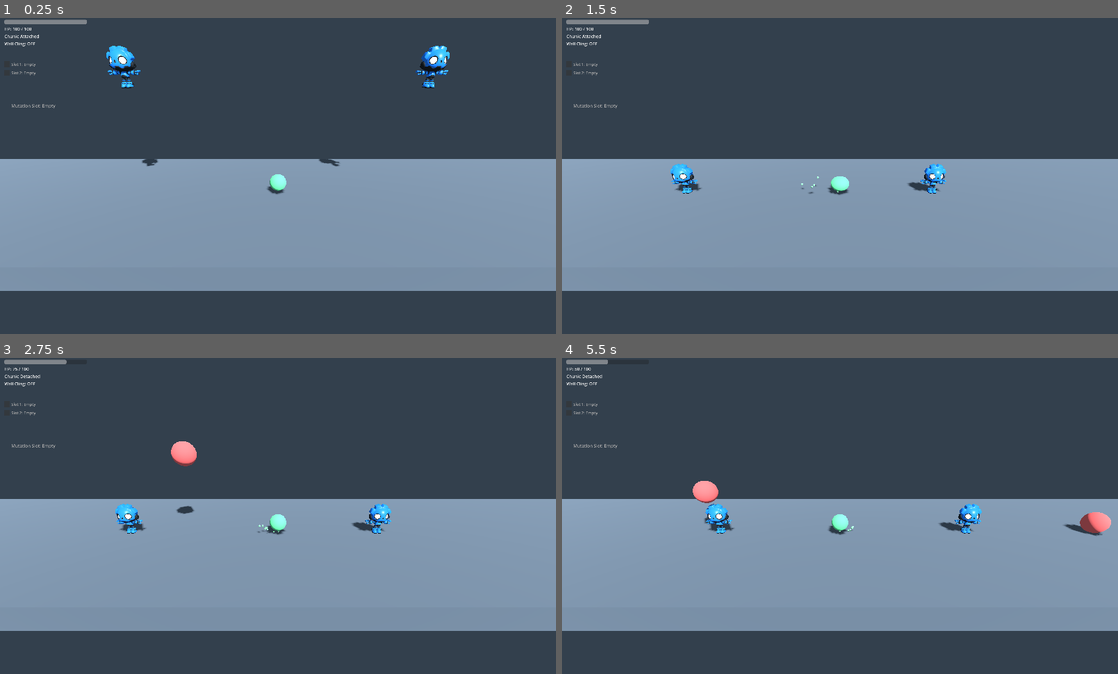
Above: before the commit, frames 1-4 (two rows, left to right).
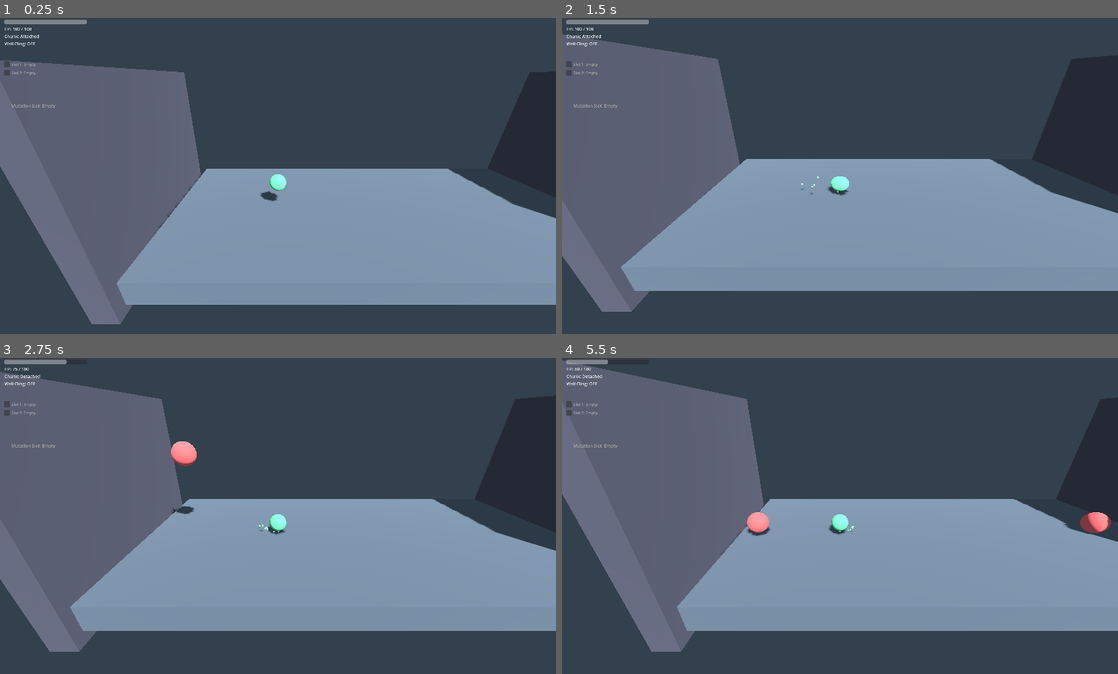
Above: after the commit, the same moments.

Repository: laazer/blobert
Game: Godot game, scene res://scenes/levels/containment_hall_01/containment_hall_01.tscn
Two runs of this game, one before a commit and one after it. Both use one fixed random seed, a clock stepped at 60 frames per second and the inputs below. Before the commit the project starts from res://scenes/levels/sandbox/test_movement_3d.tscn.
Inputs (mouse positions are in pixels of both pictures, inside the frame that each line leads up to):
- Up to frame 1 (0.25 s): no input
- Up to frame 2 (1.5 s): move the mouse to (962, 172) at 0.52 s; hold D (move_right) 0.53-1.28 s; tap F (infect) at 0.6 s; tap Space (jump) at 0.77 s; move the mouse to (728, 207) at 1.27 s; hold A (move_left) from 1.28 s (still down); tap R (absorb) at 1.35 s
- Up to frame 3 (2.75 s): tap Space (jump) at 1.52 s; tap F (infect) at 1.55, 2.3 s; move the mouse to (333, 455) at 2.02 s; release A (move_left) at 2.03 s; hold D (move_right) from 2.03 s (still down); tap E (detach) at 2.1 s
- Up to frame 4 (5.5 s): move the mouse to (812, 601) at 2.77 s; tap Q (detach_2) at 2.85 s; tap Space (jump) at 3.02, 3.77, 4.52 s; tap F (infect) at 3.05, 3.8, 4.35, 5.1 s; move the mouse to (1006, 582) at 3.52 s; release D (move_right) at 3.53 s; hold A (move_left) from 3.53 s (still down); tap G (fuse) at 3.6 s; move the mouse to (673, 478) at 4.27 s; move the mouse to (867, 531) at 5.02 s

The runs differ from the first frame. In frame 1, 31% of the frame differs, in the area x 0-100%, y 8-97%; in frame 2, 22%; in frame 3, 23%; in frame 4, 27%.

Commit message:
feat: build Containment Hall 01 scene, set as main scene
Creates scenes/levels/containment_hall_01/containment_hall_01.tscn with all
14 StaticBody3D floor/wall nodes, 4 enemy instances, Player3D, RespawnZone,
LevelExit (inline script), InfectionInteractionHandler, and InfectionUI wired
to match test_movement_3d.tscn conventions.

All 38 structural tests (T-1 through T-30, T-ADV-31 through T-ADV-38) pass
with zero regressions across the full suite.

Updates project.godot run/main_scene to point at containment_hall_01.tscn
(Task 5). Ticket advanced to INTEGRATION stage.

Co-Authored-By: Claude Sonnet 4.6 <noreply@anthropic.com>

Diff:
--- a/project.godot
+++ b/project.godot
@@ -15,7 +15,7 @@
 [application]
 
 config/name="blobert"
-run/main_scene="res://scenes/levels/sandbox/test_movement_3d.tscn"
+run/main_scene="res://scenes/levels/containment_hall_01/containment_hall_01.tscn"
 config/features=PackedStringArray("4.6")
 
 [autoload]
--- /dev/null
+++ b/scenes/levels/containment_hall_01/containment_hall_01.tscn
@@ -0,0 +1,358 @@
+[gd_scene format=3 uid="uid://containment_hall_01"]
+
+[ext_resource type="PackedScene" uid="uid://cplayer3d001" path="res://scenes/player/player_3d.tscn" id="1_player"]
+[ext_resource type="Script" uid="uid://dmegpjpvpa0hh" path="res://scripts/world/respawn_zone.gd" id="2_respawn"]
+[ext_resource type="Script" uid="uid://cu4r3e3wshn6j" path="res://scripts/infection/infection_interaction_handler.gd" id="3_infection_handler"]
+[ext_resource type="PackedScene" uid="uid://bnenemy_infection_3d" path="res://scenes/enemy/enemy_infection_3d.tscn" id="4_enemy"]
+[ext_resource type="PackedScene" uid="uid://cgame_ui001" path="res://scenes/ui/game_ui.tscn" id="5_game_ui"]
+
+[sub_resource type="Environment" id="Environment_main"]
+background_mode = 1
+background_color = Color(0.2, 0.25, 0.3, 1)
+ambient_light_source = 2
+ambient_light_color = Color(0.6, 0.65, 0.7, 1)
+ambient_light_energy = 0.8
+
+[sub_resource type="StandardMaterial3D" id="Material_floor"]
+albedo_color = Color(0.35, 0.4, 0.45, 1)
+
+[sub_resource type="StandardMaterial3D" id="Material_platform"]
+albedo_color = Color(0.4, 0.45, 0.5, 1)
+
+[sub_resource type="StandardMaterial3D" id="Material_wall"]
+albedo_color = Color(0.3, 0.3, 0.35, 1)
+
+[sub_resource type="StandardMaterial3D" id="Material_exit"]
+albedo_color = Color(0.3, 0.5, 0.3, 1)
+
+[sub_resource type="BoxShape3D" id="BoxShape3D_entry_floor"]
+size = Vector3(20, 1, 10)
+
+[sub_resource type="BoxMesh" id="BoxMesh_entry_floor"]
+size = Vector3(20, 1, 10)
+
+[sub_resource type="BoxShape3D" id="BoxShape3D_entry_left_wall"]
+size = Vector3(1, 8, 10)
+
+[sub_resource type="BoxMesh" id="BoxMesh_entry_left_wall"]
+size = Vector3(1, 8, 10)
+
+[sub_resource type="BoxShape3D" id="BoxShape3D_entry_right_boundary"]
+size = Vector3(0.5, 8, 10)
+
+[sub_resource type="BoxMesh" id="BoxMesh_entry_right_boundary"]
+size = Vector3(0.5, 8, 10)
+
+[sub_resource type="BoxShape3D" id="BoxShape3D_mutation_tease_floor"]
+size = Vector3(20, 1, 10)
+
+[sub_resource type="BoxMesh" id="BoxMesh_mutation_tease_floor"]
+size = Vector3(20, 1, 10)
+
+[sub_resource type="BoxShape3D" id="BoxShape3D_mutation_tease_platform"]
+size = Vector3(4, 1, 6)
+
+[sub_resource type="BoxMesh" id="BoxMesh_mutation_tease_platform"]
+size = Vector3(4, 1, 6)
+
+[sub_resource type="BoxShape3D" id="BoxShape3D_fusion_floor"]
+size = Vector3(25, 1, 10)
+
+[sub_resource type="BoxMesh" id="BoxMesh_fusion_floor"]
+size = Vector3(25, 1, 10)
+
+[sub_resource type="BoxShape3D" id="BoxShape3D_fusion_platform_a"]
+size = Vector3(4, 1, 6)
+
+[sub_resource type="BoxMesh" id="BoxMesh_fusion_platform_a"]
+size = Vector3(4, 1, 6)
+
+[sub_resource type="BoxShape3D" id="BoxShape3D_fusion_platform_b"]
+size = Vector3(4, 1, 6)
+
+[sub_resource type="BoxMesh" id="BoxMesh_fusion_platform_b"]
+size = Vector3(4, 1, 6)
+
+[sub_resource type="BoxShape3D" id="BoxShape3D_skill_check_floor_base"]
+size = Vector3(20, 1, 10)
+
+[sub_resource type="BoxMesh" id="BoxMesh_skill_check_floor_base"]
+size = Vector3(20, 1, 10)
+
+[sub_resource type="BoxShape3D" id="BoxShape3D_skill_check_p1"]
+size = Vector3(4, 1, 6)
+
+[sub_resource type="BoxMesh" id="BoxMesh_skill_check_p1"]
+size = Vector3(4, 1, 6)
+
+[sub_resource type="BoxShape3D" id="BoxShape3D_skill_check_p2"]
+size = Vector3(4, 1, 6)
+
+[sub_resource type="BoxMesh" id="BoxMesh_skill_check_p2"]
+size = Vector3(4, 1, 6)
+
+[sub_resource type="BoxShape3D" id="BoxShape3D_skill_check_p3"]
+size = Vector3(8, 1, 6)
+
+[sub_resource type="BoxMesh" id="BoxMesh_skill_check_p3"]
+size = Vector3(8, 1, 6)
+
+[sub_resource type="BoxShape3D" id="BoxShape3D_mini_boss_floor"]
+size = Vector3(25, 1, 10)
+
+[sub_resource type="BoxMesh" id="BoxMesh_mini_boss_floor"]
+size = Vector3(25, 1, 10)
+
+[sub_resource type="BoxShape3D" id="BoxShape3D_exit_floor"]
+size = Vector3(15, 1, 10)
+
+[sub_resource type="BoxMesh" id="BoxMesh_exit_floor"]
+size = Vector3(15, 1, 10)
+
+[sub_resource type="BoxShape3D" id="BoxShape3D_respawn"]
+size = Vector3(130, 8, 15)
+
+[sub_resource type="BoxShape3D" id="BoxShape3D_level_exit"]
+size = Vector3(4, 6, 10)
+
+[sub_resource type="GDScript" id="GDScript_level_exit"]
+script/source = "extends Area3D
+
+func _ready() -> void:
+	body_entered.connect(_on_body_entered)
+
+func _on_body_entered(body: Node3D) -> void:
+	if body.is_in_group(\"player\"):
+		print(\"level_complete\")
+"
+
+[node name="ContainmentHall01" type="Node3D"]
+
+[node name="WorldEnvironment" type="WorldEnvironment" parent="."]
+environment = SubResource("Environment_main")
+
+[node name="DirectionalLight3D" type="DirectionalLight3D" parent="."]
+transform = Transform3D(0.866, -0.354, 0.354, 0, 0.707, 0.707, -0.5, -0.612, 0.612, 5, 10, 5)
+shadow_enabled = true
+
+[node name="InfectionInteractionHandler" type="Node" parent="."]
+script = ExtResource("3_infection_handler")
+
+[node name="SpawnPosition" type="Marker3D" parent="."]
+transform = Transform3D(1, 0, 0, 0, 1, 0, 0, 0, 1, -25, 1, 0)
+
+[node name="RespawnZone" type="Area3D" parent="."]
+script = ExtResource("2_respawn")
+spawn_point = NodePath("../SpawnPosition")
+
+[node name="CollisionShape3D" type="CollisionShape3D" parent="RespawnZone"]
+transform = Transform3D(1, 0, 0, 0, 1, 0, 0, 0, 1, 32.5, -5, 0)
+shape = SubResource("BoxShape3D_respawn")
+
+[node name="LevelExit" type="Area3D" parent="."]
+transform = Transform3D(1, 0, 0, 0, 1, 0, 0, 0, 1, 93, 1, 0)
+script = SubResource("GDScript_level_exit")
+
+[node name="CollisionShape3D" type="CollisionShape3D" parent="LevelExit"]
+shape = SubResource("BoxShape3D_level_exit")
+
+[node name="InfectionUI" parent="." instance=ExtResource("5_game_ui")]
+
+[node name="EntryFloor" type="StaticBody3D" parent="."]
+transform = Transform3D(1, 0, 0, 0, 1, 0, 0, 0, 1, -20, 0, 0)
+collision_mask = 3
+
+[node name="CollisionShape3D" type="CollisionShape3D" parent="EntryFloor"]
+transform = Transform3D(1, 0, 0, 0, 1, 0, 0, 0, 1, 0, -0.5, 0)
+shape = SubResource("BoxShape3D_entry_floor")
+
+[node name="MeshInstance3D" type="MeshInstance3D" parent="EntryFloor"]
+transform = Transform3D(1, 0, 0, 0, 1, 0, 0, 0, 1, 0, -0.5, 0)
+material_override = SubResource("Material_floor")
+mesh = SubResource("BoxMesh_entry_floor")
+
+[node name="EntryLeftWall" type="StaticBody3D" parent="."]
+transform = Transform3D(1, 0, 0, 0, 1, 0, 0, 0, 1, -31, 2, 0)
+collision_mask = 3
+
+[node name="CollisionShape3D" type="CollisionShape3D" parent="EntryLeftWall"]
+shape = SubResource("BoxShape3D_entry_left_wall")
+
+[node name="MeshInstance3D" type="MeshInstance3D" parent="EntryLeftWall"]
+material_override = SubResource("Material_wall")
+mesh = SubResource("BoxMesh_entry_left_wall")
+
+[node name="EntryRightBoundary" type="StaticBody3D" parent="."]
+transform = Transform3D(1, 0, 0, 0, 1, 0, 0, 0, 1, -10, 2, 0)
+collision_mask = 3
+
+[node name="CollisionShape3D" type="CollisionShape3D" parent="EntryRightBoundary"]
+shape = SubResource("BoxShape3D_entry_right_boundary")
+
+[node name="MeshInstance3D" type="MeshInstance3D" parent="EntryRightBoundary"]
+material_override = SubResource("Material_wall")
+mesh = SubResource("BoxMesh_entry_right_boundary")
+
+[node name="MutationTeaseFloor" type="StaticBody3D" parent="."]
+transform = Transform3D(1, 0, 0, 0, 1, 0, 0, 0, 1, 0, 0, 0)
+collision_mask = 3
+
+[node name="CollisionShape3D" type="CollisionShape3D" parent="MutationTeaseFloor"]
+transform = Transform3D(1, 0, 0, 0, 1, 0, 0, 0, 1, 0, -0.5, 0)
+shape = SubResource("BoxShape3D_mutation_tease_floor")
+
+[node name="MeshInstance3D" type="MeshInstance3D" parent="MutationTeaseFloor"]
+transform = Transform3D(1, 0, 0, 0, 1, 0, 0, 0, 1, 0, -0.5, 0)
+material_override = SubResource("Material_floor")
+mesh = SubResource("BoxMesh_mutation_tease_floor")
+
+[node name="MutationTeasePlatform" type="StaticBody3D" parent="."]
+transform = Transform3D(1, 0, 0, 0, 1, 0, 0, 0, 1, 0, 0, 0)
+collision_mask = 3
+
+[node name="CollisionShape3D" type="CollisionShape3D" parent="MutationTeasePlatform"]
+transform = Transform3D(1, 0, 0, 0, 1, 0, 0, 0, 1, 0, 0.3, 0)
+shape = SubResource("BoxShape3D_mutation_tease_platform")
+
+[node name="MeshInstance3D" type="MeshInstance3D" parent="MutationTeasePlatform"]
+transform = Transform3D(1, 0, 0, 0, 1, 0, 0, 0, 1, 0, 0.3, 0)
+material_override = SubResource("Material_platform")
+mesh = SubResource("BoxMesh_mutation_tease_platform")
+
+[node name="FusionFloor" type="StaticBody3D" parent="."]
+transform = Transform3D(1, 0, 0, 0, 1, 0, 0, 0, 1, 22.5, 0, 0)
+collision_mask = 3
+
+[node name="CollisionShape3D" type="CollisionShape3D" parent="FusionFloor"]
+transform = Transform3D(1, 0, 0, 0, 1, 0, 0, 0, 1, 0, -0.5, 0)
+shape = SubResource("BoxShape3D_fusion_floor")
+
+[node name="MeshInstance3D" type="MeshInstance3D" parent="FusionFloor"]
+transform = Transform3D(1, 0, 0, 0, 1, 0, 0, 0, 1, 0, -0.5, 0)
+material_override = SubResource("Material_floor")
+mesh = SubResource("BoxMesh_fusion_floor")
+
+[node name="FusionPlatformA" type="StaticBody3D" parent="."]
+transform = Transform3D(1, 0, 0, 0, 1, 0, 0, 0, 1, 15, 0, 0)
+collision_mask = 3
+
+[node name="CollisionShape3D" type="CollisionShape3D" parent="FusionPlatformA"]
+transform = Transform3D(1, 0, 0, 0, 1, 0, 0, 0, 1, 0, 0.3, 0)
+shape = SubResource("BoxShape3D_fusion_platform_a")
+
+[node name="MeshInstance3D" type="MeshInstance3D" parent="FusionPlatformA"]
+transform = Transform3D(1, 0, 0, 0, 1, 0, 0, 0, 1, 0, 0.3, 0)
+material_override = SubResource("Material_platform")
+mesh = SubResource("BoxMesh_fusion_platform_a")
+
+[node name="FusionPlatformB" type="StaticBody3D" parent="."]
+transform = Transform3D(1, 0, 0, 0, 1, 0, 0, 0, 1, 28, 0, 0)
+collision_mask = 3
+
+[node name="CollisionShape3D" type="CollisionShape3D" parent="FusionPlatformB"]
+transform = Transform3D(1, 0, 0, 0, 1, 0, 0, 0, 1, 0, 0.3, 0)
+shape = SubResource("BoxShape3D_fusion_platform_b")
+
+[node name="MeshInstance3D" type="MeshInstance3D" parent="FusionPlatformB"]
+transform = Transform3D(1, 0, 0, 0, 1, 0, 0, 0, 1, 0, 0.3, 0)
+material_override = SubResource("Material_platform")
+mesh = SubResource("BoxMesh_fusion_platform_b")
+
+[node name="SkillCheckFloorBase" type="StaticBody3D" parent="."]
+transform = Transform3D(1, 0, 0, 0, 1, 0, 0, 0, 1, 45, 0, 0)
+collision_mask = 3
+
+[node name="CollisionShape3D" type="CollisionShape3D" parent="SkillCheckFloorBase"]
+transform = Transform3D(1, 0, 0, 0, 1, 0, 0, 0, 1, 0, -4.5, 0)
+shape = SubResource("BoxShape3D_skill_check_floor_base")
+
+[node name="MeshInstance3D" type="MeshInstance3D" parent="SkillCheckFloorBase"]
+transform = Transform3D(1, 0, 0, 0, 1, 0, 0, 0, 1, 0, -4.5, 0)
+material_override = SubResource("Material_floor")
+mesh = SubResource("BoxMesh_skill_check_floor_base")
+
+[node name="SkillCheckPlatform1" type="StaticBody3D" parent="."]
+transform = Transform3D(1, 0, 0, 0, 1, 0, 0, 0, 1, 39, 0, 0)
+collision_mask = 3
+
+[node name="CollisionShape3D" type="CollisionShape3D" parent="SkillCheckPlatform1"]
+transform = Transform3D(1, 0, 0, 0, 1, 0, 0, 0, 1, 0, -0.5, 0)
+shape = SubResource("BoxShape3D_skill_check_p1")
+
+[node name="MeshInstance3D" type="MeshInstance3D" parent="SkillCheckPlatform1"]
+transform = Transform3D(1, 0, 0, 0, 1, 0, 0, 0, 1, 0, -0.5, 0)
+material_override = SubResource("Material_platform")
+mesh = SubResource("BoxMesh_skill_check_p1")
+
+[node name="SkillCheckPlatform2" type="StaticBody3D" parent="."]
+transform = Transform3D(1, 0, 0, 0, 1, 0, 0, 0, 1, 44, 0, 0)
+collision_mask = 3
+
+[node name="CollisionShape3D" type="CollisionShape3D" parent="SkillCheckPlatform2"]
+transform = Transform3D(1, 0, 0, 0, 1, 0, 0, 0, 1, 0, -0.5, 0)
+shape = SubResource("BoxShape3D_skill_check_p2")
+
+[node name="MeshInstance3D" type="MeshInstance3D" parent="SkillCheckPlatform2"]
+transform = Transform3D(1, 0, 0, 0, 1, 0, 0, 0, 1, 0, -0.5, 0)
+material_override = SubResource("Material_platform")
+mesh = SubResource("BoxMesh_skill_check_p2")
+
+[node name="SkillCheckPlatform3" type="StaticBody3D" parent="."]
+transform = Transform3D(1, 0, 0, 0, 1, 0, 0, 0, 1, 51, 0, 0)
+collision_mask = 3
+
+[node name="CollisionShape3D" type="CollisionShape3D" parent="SkillCheckPlatform3"]
+transform = Transform3D(1, 0, 0, 0, 1, 0, 0, 0, 1, 0, -0.5, 0)
+shape = SubResource("BoxShape3D_skill_check_p3")
+
+[node name="MeshInstance3D" type="MeshInstance3D" parent="SkillCheckPlatform3"]
+transform = Transform3D(1, 0, 0, 0, 1, 0, 0, 0, 1, 0, -0.5, 0)
+material_override = SubResource("Material_platform")
+mesh = SubResource("BoxMesh_skill_check_p3")
+
+[node name="MiniBossFloor" type="StaticBody3D" parent="."]
+transform = Transform3D(1, 0, 0, 0, 1, 0, 0, 0, 1, 67.5, 0, 0)
+collision_mask = 3
+
+[node name="CollisionShape3D" type="CollisionShape3D" parent="MiniBossFloor"]
+transform = Transform3D(1, 0, 0, 0, 1, 0, 0, 0, 1, 0, -0.5, 0)
+shape = SubResource("BoxShape3D_mini_boss_floor")
+
+[node name="MeshInstance3D" type="MeshInstance3D" parent="MiniBossFloor"]
+transform = Transform3D(1, 0, 0, 0, 1, 0, 0, 0, 1, 0, -0.5, 0)
+material_override = SubResource("Material_floor")
+mesh = SubResource("BoxMesh_mini_boss_floor")
+
+[node name="ExitFloor" type="StaticBody3D" parent="."]
+transform = Transform3D(1, 0, 0, 0, 1, 0, 0, 0, 1, 87.5, 0, 0)
+collision_mask = 3
+
+[node name="CollisionShape3D" type="CollisionShape3D" parent="ExitFloor"]
+transform = Transform3D(1, 0, 0, 0, 1, 0, 0, 0, 1, 0, -0.5, 0)
+shape = SubResource("BoxShape3D_exit_floor")
+
+[node name="MeshInstance3D" type="MeshInstance3D" parent="ExitFloor"]
+transform = Transform3D(1, 0, 0, 0, 1, 0, 0, 0, 1, 0, -0.5, 0)
+material_override = SubResource("Material_exit")
+mesh = SubResource("BoxMesh_exit_floor")
+
+[node name="EnemyMutationTease" parent="." instance=ExtResource("4_enemy")]
+physics_interpolation_mode = 1
+transform = Transform3D(1, 0, 0, 0, 1, 0, 0, 0, 1, 0, 1.3, 0)
+
+[node name="EnemyFusionA" parent="." instance=ExtResource("4_enemy")]
+physics_interpolation_mode = 1
+transform = Transform3D(1, 0, 0, 0, 1, 0, 0, 0, 1, 15, 1.3, 0)
+
+[node name="EnemyFusionB" parent="." instance=ExtResource("4_enemy")]
+physics_interpolation_mode = 1
+transform = Transform3D(1, 0, 0, 0, 1, 0, 0, 0, 1, 28, 1.3, 0)
+
+[node name="EnemyMiniBoss" parent="." instance=ExtResource("4_enemy")]
+physics_interpolation_mode = 1
+transform = Transform3D(1, 0, 0, 0, 1, 0, 0, 0, 1, 67, 0.5, 0)
+
+[node name="Player3D" parent="." instance=ExtResource("1_player")]
+transform = Transform3D(1, 0, 0, 0, 1, 0, 0, 0, 1, -25, 1, 0)
+
+[connection signal="body_entered" from="RespawnZone" to="RespawnZone" method="_on_body_entered"]
Not shown, changed: project_board/4_milestone_4_prototype_level/in_progress/containment_hall_01_layout.md
Not shown, changed: project_board/CHECKPOINTS.md
